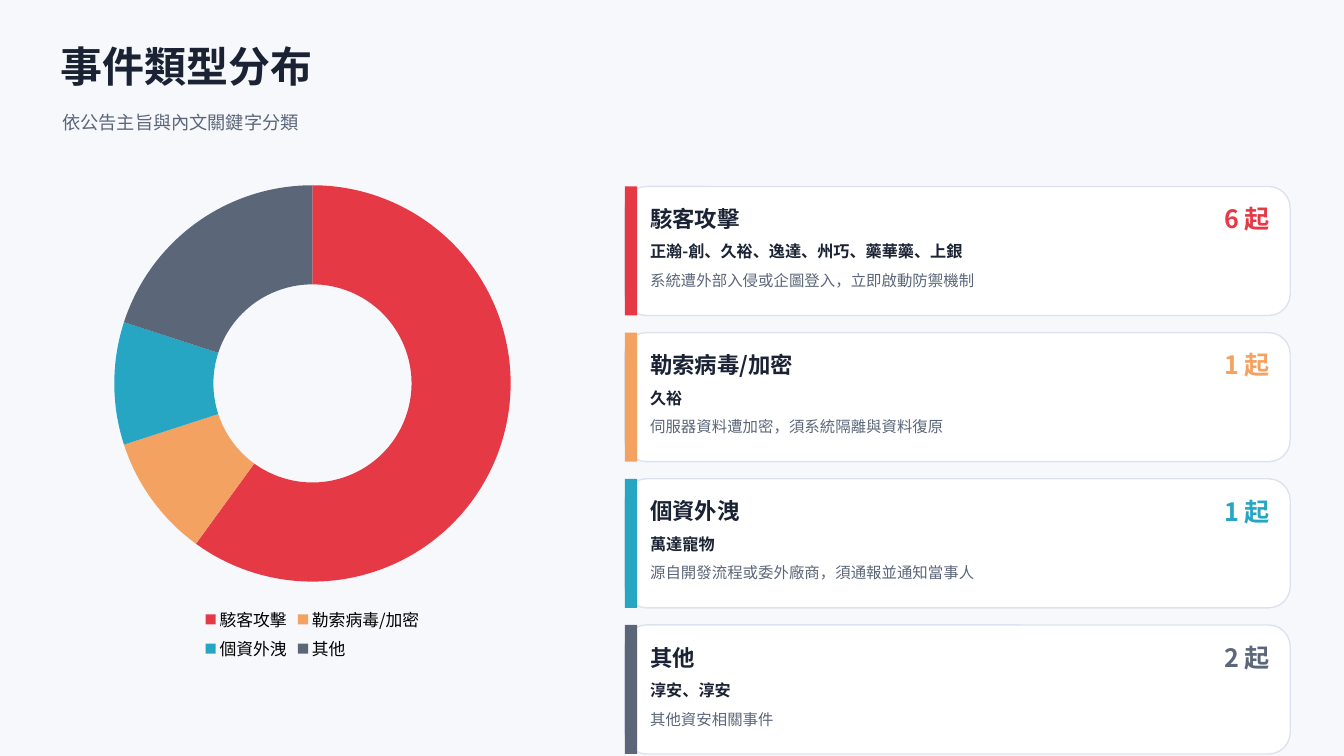
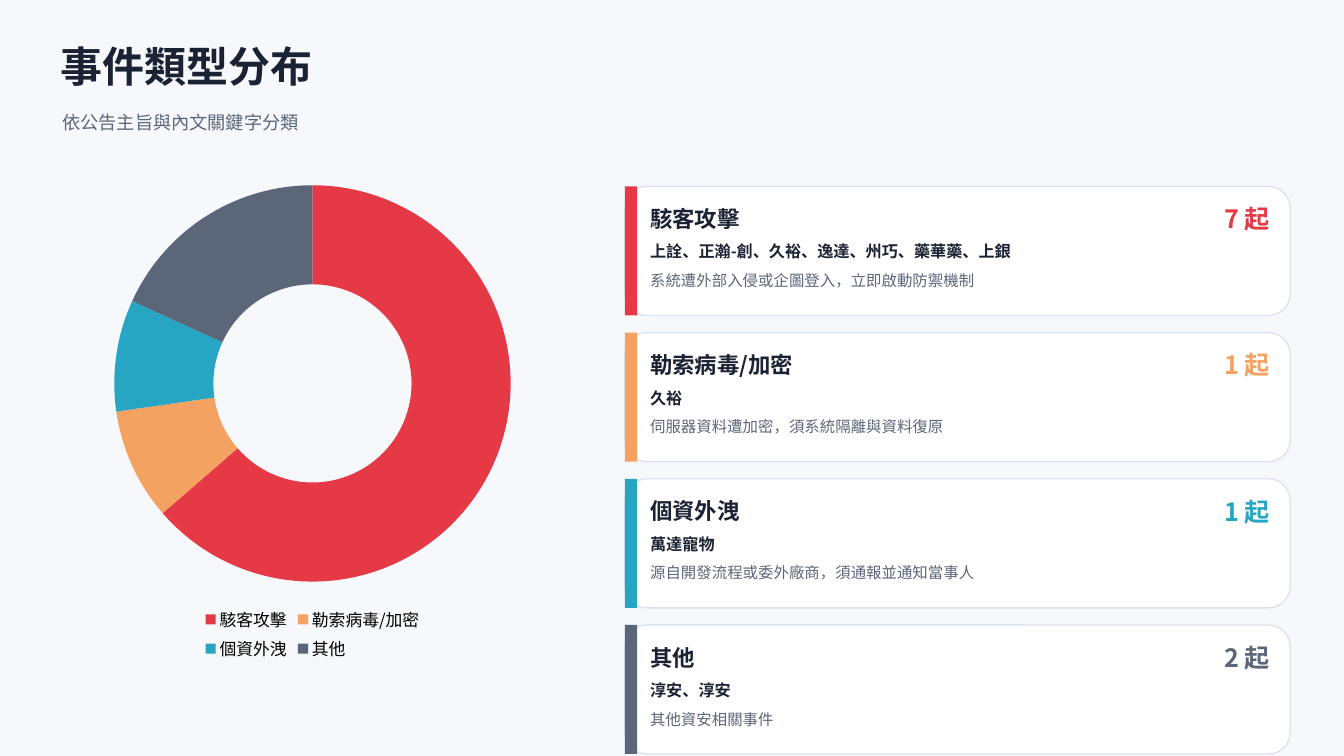
Before and after one commit to Johnnylin77/mops-isec-monitor, a slide deck: slide 3 of 資安事件因應分析.pptx. Drawn at 1344x756 pixels with LibreOffice and Linux fonts; fonts in the diff are those of the drawing. Boxes give left, top, right and bottom in pixels: in the first picture for what was removed or moved away, otherwise in the second. Text is boxed around its words. In the diff, an @@ line names an element or a change of style, - is before the commit and + after.

```diff
--- a/資安事件因應分析.pptx
+++ b/資安事件因應分析.pptx
@@ doughnut chart at [50,171,575,665] @@
-Series 1: 60, 10, 10, 20
+Series 1: 64, 9, 9, 18
@@ text at [1224,206,1270,231]: text changed @@
-6 起
+7 起
@@ text at [650,243,1011,259]: text changed @@
-正瀚-創、久裕、逸達、州巧、藥華藥、上銀
+上詮、正瀚-創、久裕、逸達、州巧、藥華藥、上銀
```
Also in this commit, not shown: 6 other slides changed, 2 other files.
